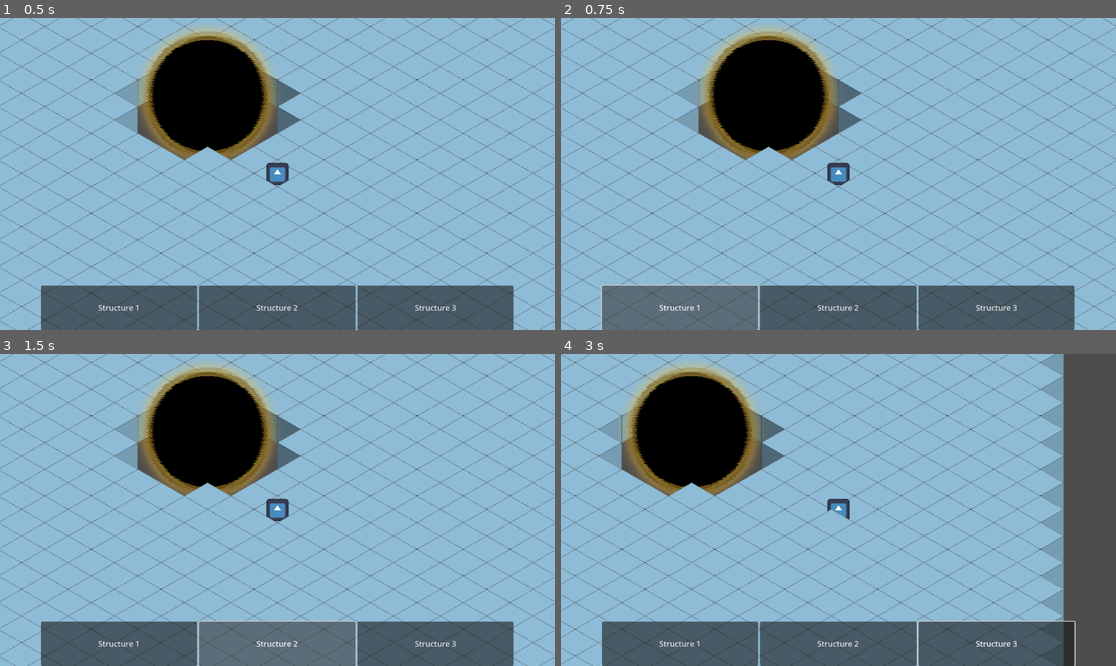
Above: before the commit, frames 1-4 (two rows, left to right).
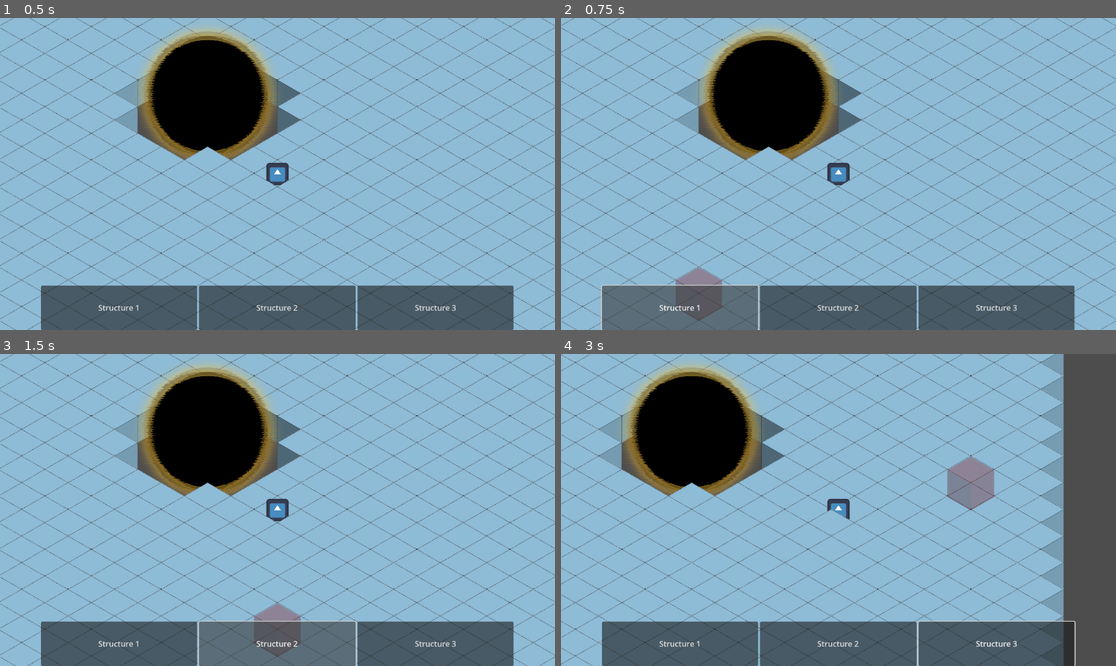
Above: after the commit, the same moments.

Repository: jkostello/Godot-Wild-Jam-69
Game: Godot game, scene res://test_1.tscn
Same seed, same stepped clock (60 frames per second), same inputs: the game is played once before the commit and once after it. The engine's default icon, where the game draws it, is replaced by a stand-in: a white triangle on a blue panel in a dark square.
Inputs (mouse positions are in pixels of both pictures, inside the frame that each line leads up to):
- Up to frame 1 (0.5 s): no input
- Up to frame 2 (0.75 s): click "Structure 1" at 0.5 s
- Up to frame 3 (1.5 s): click "Structure 2" at 1.25 s
- Up to frame 4 (3 s): click "Structure 3" at 2 s; tap Enter at 2.75 s; move the mouse to (960, 494) at 2.77 s; hold D (right) from 2.78 s (still down); click (960, 494) at 2.92 s

Frame 1 is identical in both runs. In frame 2, 0.9% of the frame differs, in the area x 20-30%, y 79-98%; in frame 3, 0.9%; in frame 4, 1.1%, in the area x 69-79%, y 32-51%.

Commit message:
Player can now build Turrets and has an "is valid" highlight box
You are now able to select "Structure 1" as a buildable object, and a "selector box" appears to show you if the space is close enough or not.  The structure is placed when clicking to confirm

Diff:
--- /dev/null
+++ b/structure.gd
@@ -0,0 +1,12 @@
+extends Node2D
+class_name Structure
+
+
+# Called when the node enters the scene tree for the first time.
+func _ready():
+	pass # Replace with function body.
+
+
+# Called every frame. 'delta' is the elapsed time since the previous frame.
+func _process(delta):
+	pass
--- a/structure.tscn
+++ b/structure.tscn
@@ -1,5 +1,8 @@
-[gd_scene format=3 uid="uid://b1kv3djwawgx"]
+[gd_scene load_steps=2 format=3 uid="uid://b1kv3djwawgx"]
+
+[ext_resource type="Script" path="res://structure.gd" id="1_b2gwp"]
 
 [node name="Structure" type="Node2D"]
+script = ExtResource("1_b2gwp")
 
 [node name="Sprite2D" type="Sprite2D" parent="."]
--- a/structure_handler.gd
+++ b/structure_handler.gd
@@ -1,26 +1,45 @@
 extends Control
 
-@onready var structure_but_1 = $VBoxContainer/buttonHolder/HBoxContainer/structureBut1 as Button
-@onready var structure_but_2 = $VBoxContainer/buttonHolder/HBoxContainer/structureBut2 as Button
-@onready var structure_but_3 = $VBoxContainer/buttonHolder/HBoxContainer/structureBut3 as Button
-@onready var tile_map = get_node(self.get_meta("activeTilemap")) #Gets and sets a reference to the currently used tilemap
+
+@onready var structure_but_1 : Button = $VBoxContainer/buttonHolder/HBoxContainer/structureBut1
+@onready var structure_but_2 : Button = $VBoxContainer/buttonHolder/HBoxContainer/structureBut2
+@onready var structure_but_3 : Button = $VBoxContainer/buttonHolder/HBoxContainer/structureBut3
+@onready var highlight_block : Sprite2D = $highlightBlock
+@onready var tile_map : TileMap = get_node(self.get_meta("activeTilemap")) #Gets and sets a reference to the currently used tilemap
+@onready var player : Node2D = get_node(self.get_meta("playerNode"))
+@onready var turret = preload("res://turret.tscn")
 
 var structure_selected = 0
-var clicked_cell
+var clicked_cell := Vector2.ZERO
+var coords := Vector2.ZERO
 
 # Called when the node enters the scene tree for the first time.
 func _ready():
 	print(tile_map)
+	self.remove_child(highlight_block)
+	get_tree().current_scene.call_deferred("add_child", highlight_block)
 	pass # Replace with function body.
 
 # Called every frame. 'delta' is the elapsed time since the previous frame.
 func _process(delta):
+	getBlockVector()
+	highlight_block.position = coords
+
 	pass
+
+func getBlockVector():
+	clicked_cell = tile_map.local_to_map(tile_map.get_local_mouse_position())
+	coords = tile_map.to_global(tile_map.map_to_local(clicked_cell))
+	if coords.distance_to(player.position) < 500:
+		highlight_block.modulate = Color(0,1,0,0.3)
+	else:
+		highlight_block.modulate = Color(1,0,0,0.3)
 
 func onButtonPressed(butNum):
 	match butNum:
 		1:
 			structure_selected = 1
+			highlight_block.visible = true
 		2:
 			structure_selected = 2
 		3:
@@ -28,12 +47,22 @@
 	print("Structure Selected: ", structure_selected)
 	pass # Replace with function body.
 
+func buildStructure():
+	if structure_selected == 1:
+		var new_t = turret.instantiate()
+		get_tree().current_scene.add_child(new_t)
+		new_t.position = coords
+	structure_selected = 0
+	highlight_block.visible = false
+	pass
+
 func _input(event):
 	if event is InputEventMouseButton:
 		if (event.is_pressed() and event.button_index == MOUSE_BUTTON_LEFT):
-			clicked_cell = tile_map.local_to_map(tile_map.get_local_mouse_position())
 			print(clicked_cell)
-			print("left click!")
+			print(tile_map.get_local_mouse_position().distance_to(player.position))
+			if structure_selected == 1 and coords.distance_to(player.position) < 500:
+				buildStructure()
 	if event is InputEventKey:
 		if (Input.is_key_pressed(KEY_SPACE) and not event.is_echo()):
 			structure_selected = 0
--- a/structure_handler.tscn
+++ b/structure_handler.tscn
@@ -1,6 +1,7 @@
-[gd_scene load_steps=2 format=3 uid="uid://bpg2lcg0737in"]
+[gd_scene load_steps=3 format=3 uid="uid://bpg2lcg0737in"]
 
 [ext_resource type="Script" path="res://structure_handler.gd" id="1_sjf38"]
+[ext_resource type="Texture2D" uid="uid://y1qtlj332y4q" path="res://green_highlight.png" id="2_4xf2m"]
 
 [node name="structure_handler" type="Control"]
 layout_mode = 3
@@ -11,6 +12,7 @@
 grow_vertical = 2
 script = ExtResource("1_sjf38")
 metadata/activeTilemap = NodePath("")
+metadata/playerNode = NodePath("")
 
 [node name="VBoxContainer" type="VBoxContainer" parent="."]
 layout_mode = 2
@@ -57,6 +59,13 @@
 size_flags_horizontal = 3
 size_flags_stretch_ratio = 0.25
 
+[node name="highlightBlock" type="Sprite2D" parent="."]
+visible = false
+modulate = Color(0, 0.831373, 0, 0.294118)
+top_level = true
+texture = ExtResource("2_4xf2m")
+offset = Vector2(0, -72)
+
 [connection signal="pressed" from="VBoxContainer/buttonHolder/HBoxContainer/structureBut1" to="." method="onButtonPressed" binds= [1]]
 [connection signal="pressed" from="VBoxContainer/buttonHolder/HBoxContainer/structureBut2" to="." method="onButtonPressed" binds= [2]]
 [connection signal="pressed" from="VBoxContainer/buttonHolder/HBoxContainer/structureBut3" to="." method="onButtonPressed" binds= [3]]
--- a/test_1.tscn
+++ b/test_1.tscn
@@ -44,3 +44,6 @@
 
 [node name="structure_handler" parent="CanvasLayer" instance=ExtResource("4_5b7vh")]
 metadata/activeTilemap = NodePath("../../TileMap")
+metadata/playerNode = NodePath("../../TileMap/Player")
+
+[node name="Turret" type="Node2D" parent="."]
--- /dev/null
+++ b/turret.gd
@@ -0,0 +1,12 @@
+extends Structure
+
+
+# Called when the node enters the scene tree for the first time.
+func _ready():
+	add_to_group("Turret")
+	pass # Replace with function body.
+
+
+# Called every frame. 'delta' is the elapsed time since the previous frame.
+func _process(delta):
+	pass
--- /dev/null
+++ b/turret.tscn
@@ -0,0 +1,12 @@
+[gd_scene load_steps=4 format=3 uid="uid://bc7jnlk2wnac4"]
+
+[ext_resource type="PackedScene" uid="uid://b1kv3djwawgx" path="res://structure.tscn" id="1_odcfn"]
+[ext_resource type="Script" path="res://turret.gd" id="2_eq845"]
+[ext_resource type="Texture2D" uid="uid://cvnbxf5ey3028" path="res://turret dev.png" id="2_tfr18"]
+
+[node name="Structure" instance=ExtResource("1_odcfn")]
+script = ExtResource("2_eq845")
+
+[node name="Sprite2D" parent="." index="0"]
+position = Vector2(0, -120)
+texture = ExtResource("2_tfr18")
Binary file added: green_highlight.png
Not shown, added: green_highlight.png.import
Binary file added: turret dev.png
Not shown, added: turret dev.png.import
